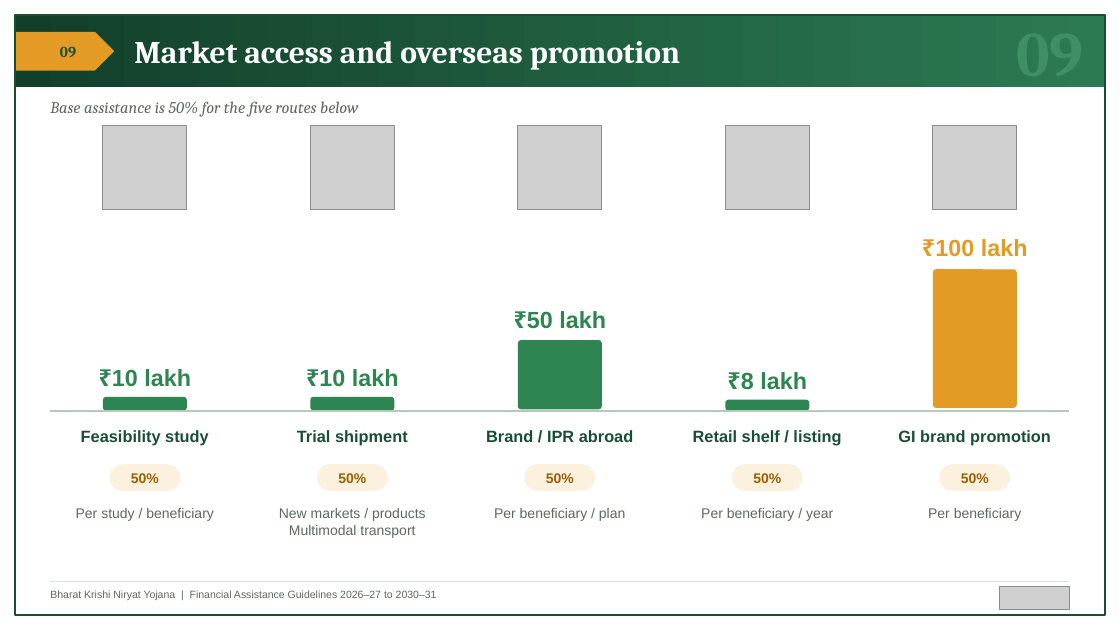
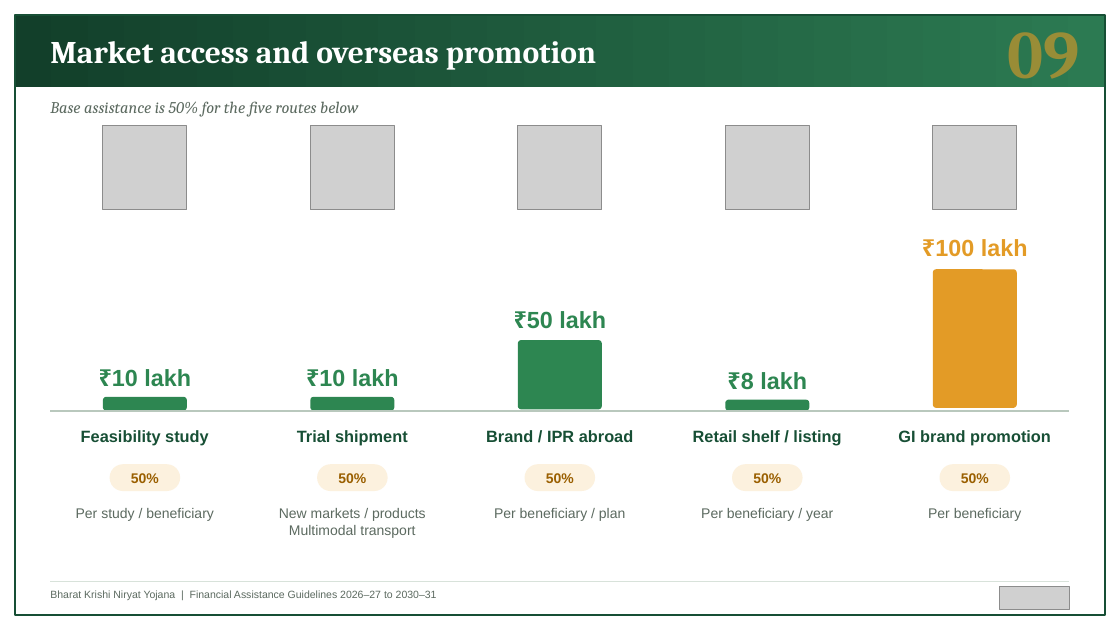
Before and after one commit to BantheFox012/FM, a slide deck: slide 9 of APEDA_BKNY_Standard_40_Percent.pptx. Drawn at 1120x630 pixels with LibreOffice and Linux fonts; fonts in the diff are those of the drawing; grey boxes stand for pictures. Boxes give left, top, right and bottom in pixels: in the first picture for what was removed or moved away, otherwise in the second. Text is boxed around its words. In the diff, an @@ line names an element or a change of style, - is before the commit and + after.

```diff
--- a/APEDA_BKNY_Standard_40_Percent.pptx
+++ b/APEDA_BKNY_Standard_40_Percent.pptx
@@ text "Market access and overseas promotion": place and size @@
-text "Market access and overseas promotion" at [134, 41, 680, 70]
+text "Market access and overseas promotion" at [50, 41, 596, 70]
@@ text "09" at [1007, 15, 1079, 93]: size 54 to 58 pt, text colour #3F8E64 to #E39B26 at 60% opacity @@
@@ pentagon arrow removed at [15, 32, 114, 71] @@
@@ text removed at [60, 46, 76, 57] @@
-09
```
Also in this commit, not shown: 11 other slides changed.
